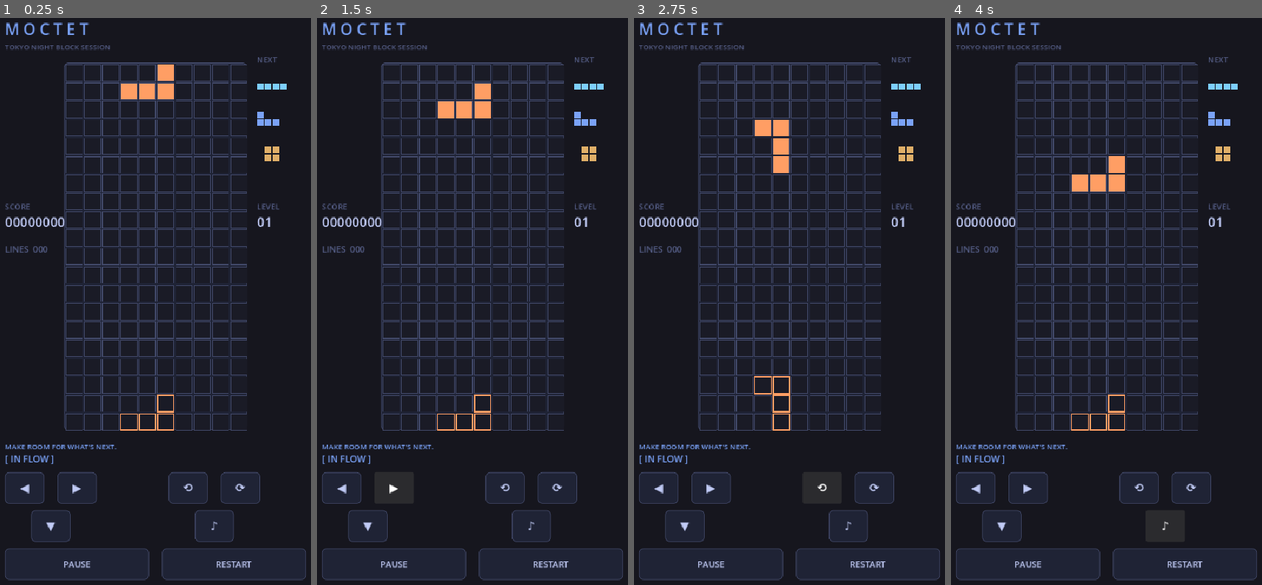
Above: before the commit, frames 1-4 (left to right).
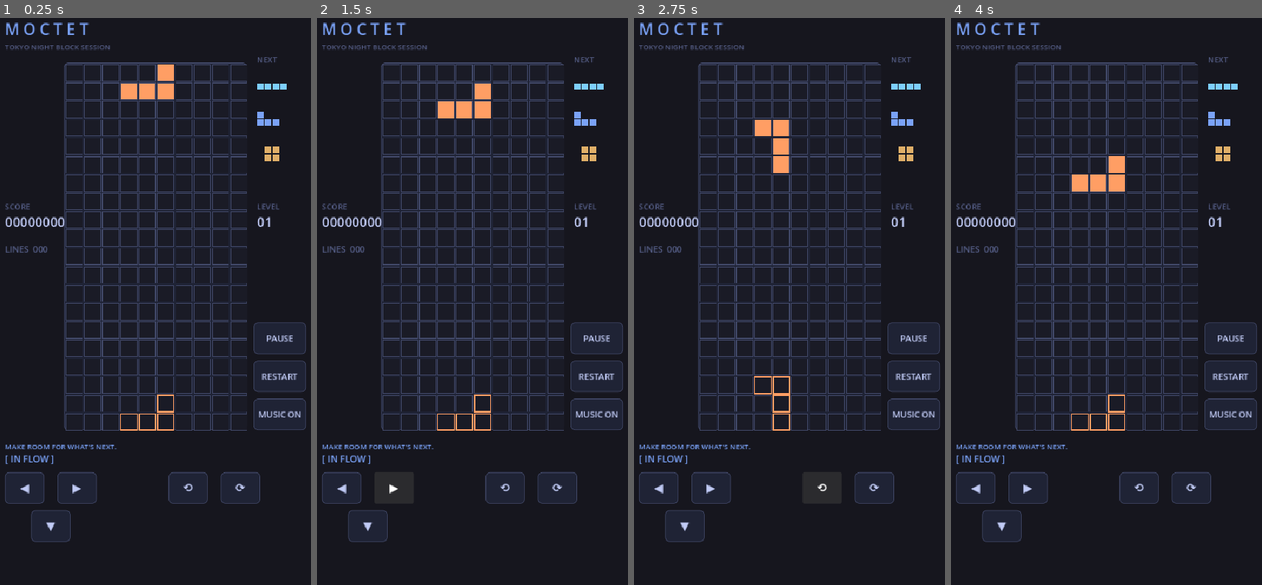
Above: after the commit, the same moments.

Repository: thokem74/MOCTET
Game: Godot game, scene res://main.tscn
Same seed, same stepped clock (60 frames per second), same inputs: the game is played once before the commit and once after it. Sound files missing from this copy of the repository are replaced by a short silence.
Inputs (mouse positions are in pixels of both pictures, inside the frame that each line leads up to):
- Up to frame 1 (0.25 s): no input
- Up to frame 2 (1.5 s): click "◀" at 0.5 s; click "▶" at 1.25 s
- Up to frame 3 (2.75 s): click "⟲" at 2 s
- Up to frame 4 (4 s): click "⟳" at 2.75 s; click (1165, 528) at 3.5 s, where only the run before the commit has a clickable "♪"

The runs differ from the first frame. In frame 1, 1.6% of the frame differs, in the area x 1-99%, y 53-100%; in frame 2, 1.6%; in frame 3, 1.6%; in frame 4, 1.5%.

Commit message:
puuse, restart music button moved

Diff:
--- a/main.gd
+++ b/main.gd
@@ -44,11 +44,11 @@
 	_create_button("▼", "soft_drop", Vector2(60, 758))
 	_create_button("⟲", "rotate_ccw", Vector2(270, 700))
 	_create_button("⟳", "rotate_cw", Vector2(350, 700))
-	_create_button("♪", "music", Vector2(310, 758))
-	_create_button("PAUSE", "pause", Vector2(20, 816), Vector2(220, 48))
-	_create_button("RESTART", "restart", Vector2(260, 816), Vector2(220, 48))
-
-func _create_button(label: String, action: String, base: Vector2, size := Vector2(60, 48)) -> void:
+	_create_button("PAUSE", "pause", Vector2(400, 472), Vector2(80, 48), false)
+	_create_button("RESTART", "restart", Vector2(400, 530), Vector2(80, 48), false)
+	_create_button("MUSIC ON" if music_enabled else "MUSIC OFF", "music", Vector2(400, 588), Vector2(80, 48), false)
+
+func _create_button(label: String, action: String, base: Vector2, size := Vector2(60, 48), bottom_aligned := true) -> void:
 	var button := Button.new()
 	button.text = label
 	button.action_mode = BaseButton.ACTION_MODE_BUTTON_PRESS
@@ -59,6 +59,7 @@
 	button.add_theme_stylebox_override("normal", _button_box(PANEL))
 	button.add_theme_stylebox_override("pressed", _button_box(Color("#2d3450")))
 	button.set_meta("action", action)
+	button.set_meta("bottom_aligned", bottom_aligned)
 	if action == "soft_drop":
 		button.button_down.connect(_on_soft_drop_down)
 		button.button_up.connect(_on_soft_drop_up)
@@ -83,7 +84,9 @@
 	var area := _layout_area()
 	var scale := _layout_scale(area)
 	var origin := _layout_origin(area, scale)
-	button.position = origin + base * scale + Vector2(0, _controls_offset(area, scale))
+	button.position = origin + base * scale
+	if button.get_meta("bottom_aligned"):
+		button.position.y += _controls_offset(area, scale)
 	button.scale = Vector2.ONE * scale
 	button.size = button_size
 	button.set_meta("base", base)
@@ -184,6 +187,9 @@
 	if action == "music":
 		music_enabled = not music_enabled
 		music.set_enabled(music_enabled)
+		for button in buttons:
+			if button.get_meta("action") == "music":
+				button.text = "MUSIC ON" if music_enabled else "MUSIC OFF"
 		queue_redraw()
 		return
 	if action == "pause":
--- a/tests/test_touch_input.gd
+++ b/tests/test_touch_input.gd
@@ -98,9 +98,25 @@
 		var area: Rect2 = main._layout_area()
 		for button in main.buttons:
 			_check(area.encloses(button.get_global_rect()), "Button stays inside viewport at %s" % viewport_size)
-		var last_button := _button("restart")
+		var last_button := _button("soft_drop")
 		var bottom_gap: float = area.end.y - last_button.get_global_rect().end.y
-		_check(is_equal_approx(bottom_gap, 36.0 * main._layout_scale(area)), "Controls stay anchored to bottom")
+		var scale: float = main._layout_scale(area)
+		_check(is_equal_approx(bottom_gap, 94.0 * scale), "Movement controls stay anchored to bottom")
+		var origin: Vector2 = main._layout_origin(area, scale)
+		var grid := Rect2(origin + Vector2(110, 76) * scale, Vector2(280, 560) * scale)
+		var previous_bottom := grid.position.y
+		for action in ["pause", "restart", "music"]:
+			var rect := _button(action).get_global_rect()
+			_check(rect.position.x > grid.end.x, "Side controls stay to the right of the grid")
+			_check(rect.position.y > previous_bottom, "Side controls form a stack without overlapping")
+			previous_bottom = rect.end.y
+		_check(is_equal_approx(previous_bottom, grid.end.y), "Side controls align with grid bottom")
+		_touch(1, "music", true)
+		_touch(1, "music", false)
+		_check(not main.music_enabled and _button("music").text == "MUSIC OFF", "Music toggle works after resizing")
+		_touch(1, "music", true)
+		_touch(1, "music", false)
+		_check(main.music_enabled and _button("music").text == "MUSIC ON", "Music label follows playback setting")
 		start_x = main.game.x
 		for tap in range(3):
 			_touch(0, "move_left", true)
Not shown, changed: README.md
